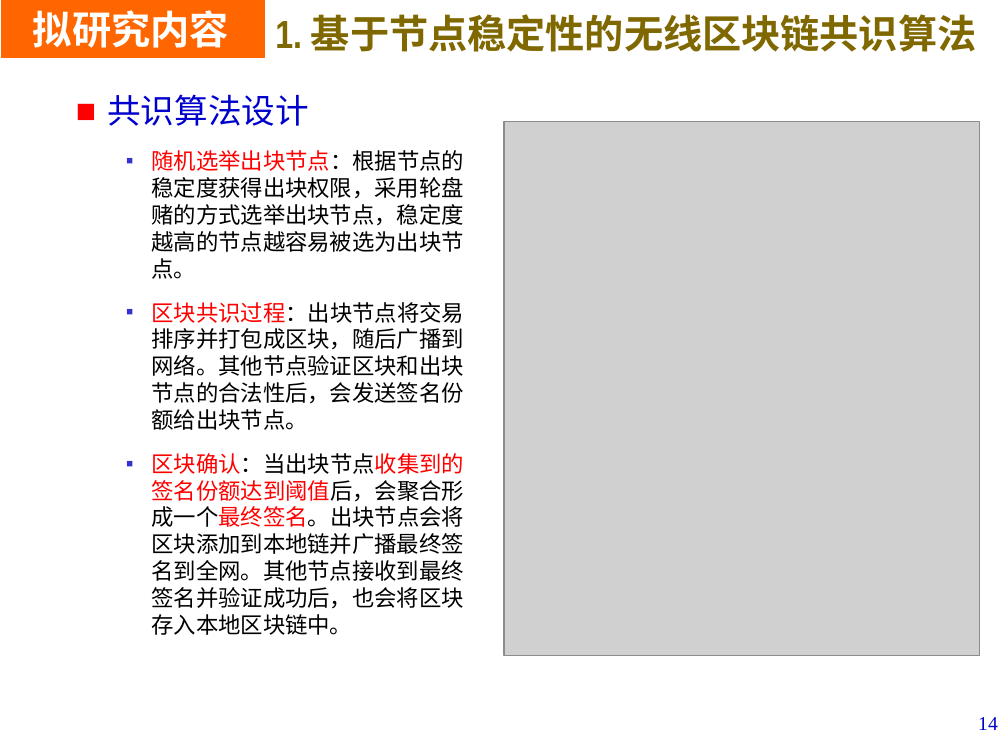
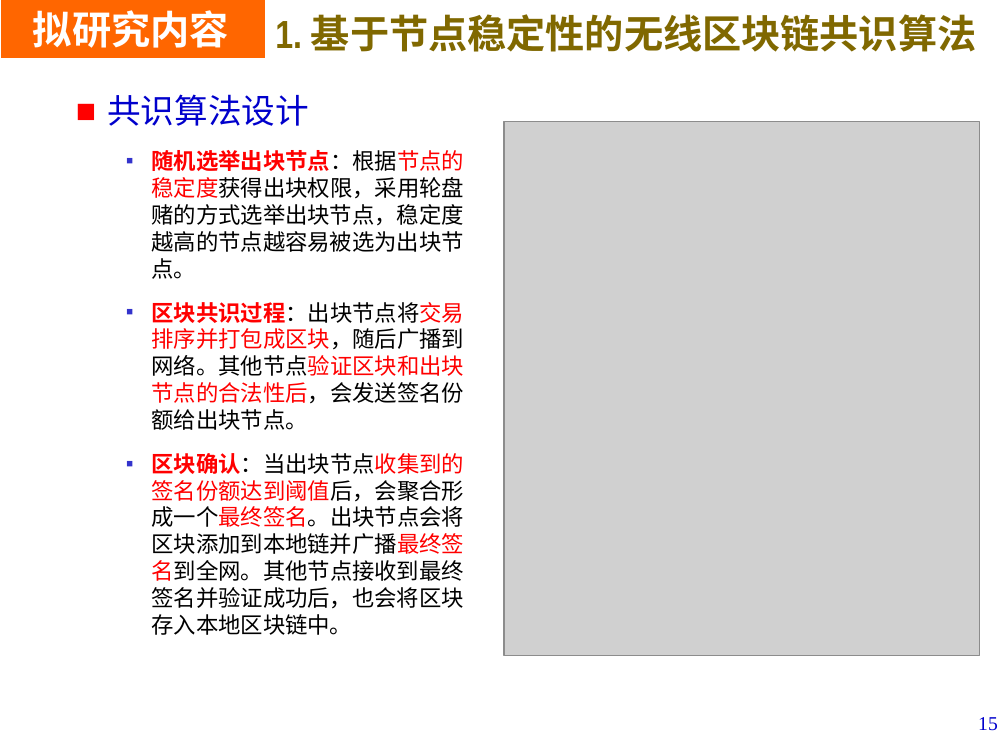
Before and after one commit to LiZhang2021/Blockchain, a slide deck: slide 15 of Doc/PHD_Papers/Thesis_Proposal/开题V4.pptx (slide 14 before the commit). Drawn at 1008x756 pixels with LibreOffice and Linux fonts; fonts in the diff are those of the drawing; grey boxes stand for pictures; background and template pictures are left out. Boxes give left, top, right and bottom in pixels: in the first picture for what was removed or moved away, otherwise in the second. Text is boxed around its words. In the diff, an @@ line names an element or a change of style, - is before the commit and + after.

```diff
--- a/Doc/PHD_Papers/Thesis_Proposal/开题V4.pptx
+++ b/Doc/PHD_Papers/Thesis_Proposal/开题V4.pptx
@@ text at (151, 150, 464, 635): text colour #000000 to #FF0000, bold on in "随机选举出块节点：根据节点的稳定度获得出块权限，采用轮盘赌的方式选举出块节点，稳定度越高的节点越容易被选为出块节点。", "区块共识过程：出块节点将交易排序并打包成区块，随后广播到网络。其他节点验证区块和出块节点的合法性后，会发送签名份额给出块 ...", "区块确认：当出块节点收集到的签名份额达到阈值后，会聚合形成一个最终签名。出块节点会将区块添加到本地链并广播最终签名到全网 ..." @@
@@ page number at (978, 717, 998, 731): text changed @@
-14
+15
```
Also in this commit, not shown: 5 other slides changed, 2 slides added, 1 slide removed, 1 other file.
